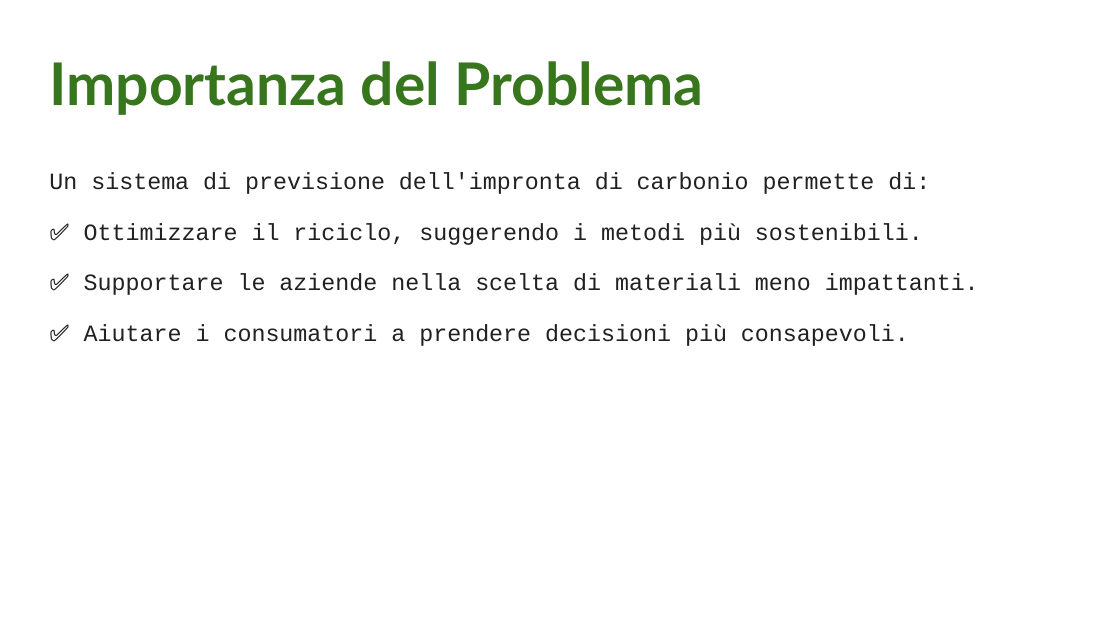
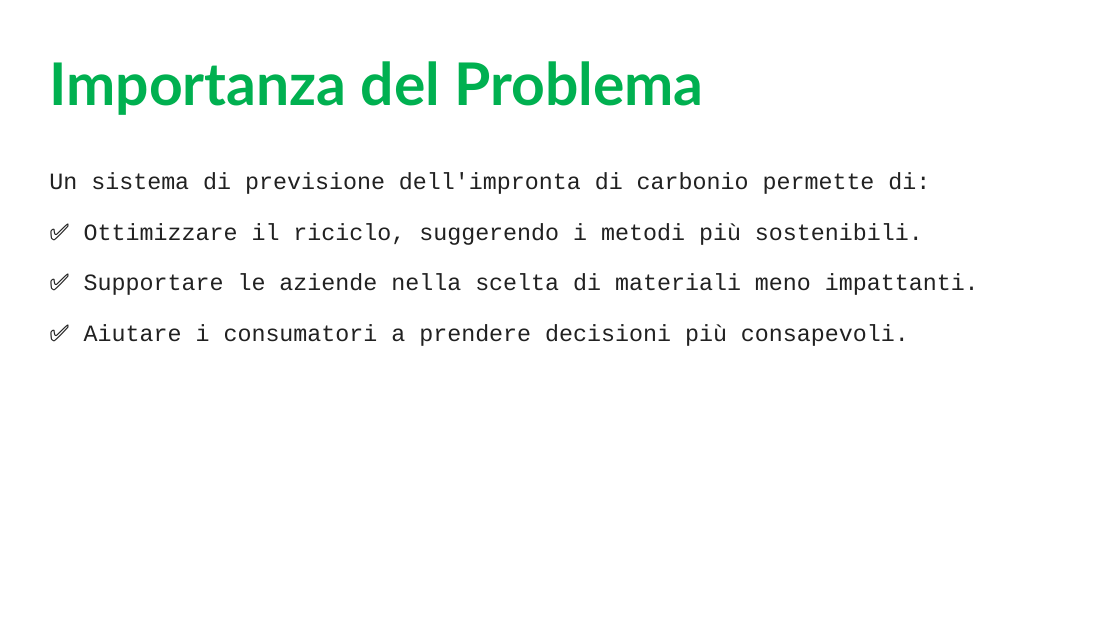
Before and after one commit to G3nnaro76/E-Cycle, a slide deck: slide 3 of Documents/Presentazione_E-Cycle.pptx. Drawn at 1120x630 pixels with LibreOffice and Linux fonts; fonts in the diff are those of the drawing. Boxes give left, top, right and bottom in pixels: in the first picture for what was removed or moved away, otherwise in the second. Text is boxed around its words. In the diff, an @@ line names an element or a change of style, - is before the commit and + after.

```diff
--- a/Documents/Presentazione_E-Cycle.pptx
+++ b/Documents/Presentazione_E-Cycle.pptx
@@ title "Importanza del Problema" at (49,61,703,115): text colour #38761D to #00B050 @@
```
Also in this commit, not shown: 9 other slides changed, 1 other file.
